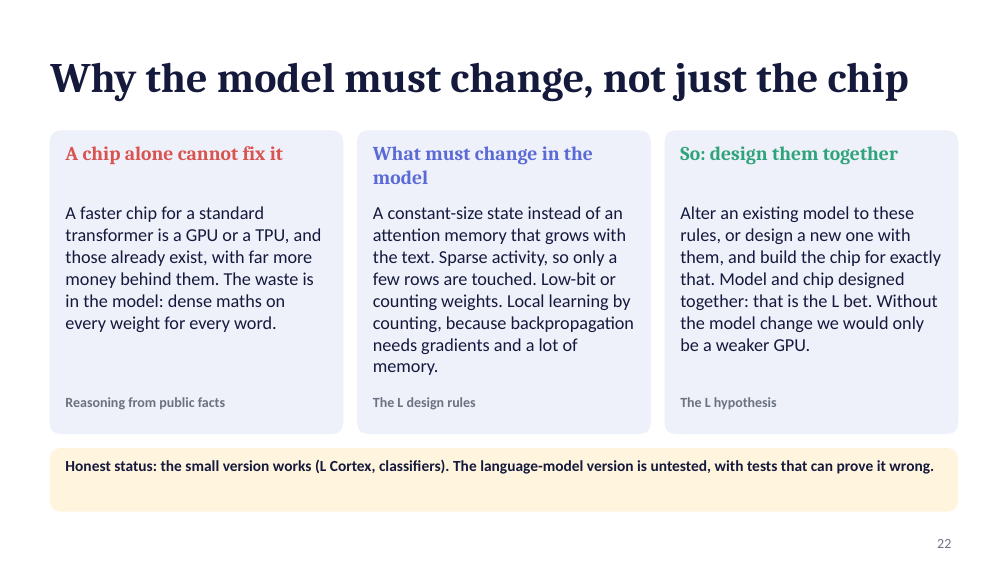
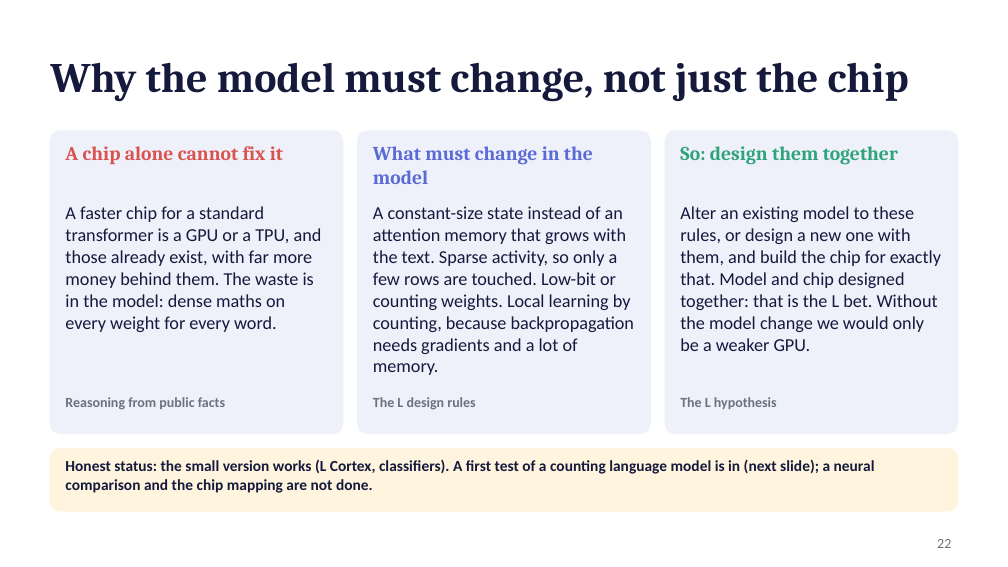
Before and after one commit to kurosaki11op-art/gpu2.0, a slide deck: slide 22 of docs/L_pitch_final.pptx. Drawn at 1008x567 pixels with LibreOffice and Linux fonts; fonts in the diff are those of the drawing. Boxes give left, top, right and bottom in pixels: in the first picture for what was removed or moved away, otherwise in the second. Text is boxed around its words. In the diff, an @@ line names an element or a change of style, - is before the commit and + after.

```diff
--- a/docs/L_pitch_final.pptx
+++ b/docs/L_pitch_final.pptx
@@ text at (65,459,875,493): text changed @@
-Honest status: the small version works (L Cortex, classifiers). The language-model version is untested, with tests that can prove it wrong.
+Honest status: the small version works (L Cortex, classifiers). A first test of a counting language model is in (next slide); a neural comparison and the chip mapping are not done.
```
Also in this commit, not shown: 1 other slide changed, 4 other files.
